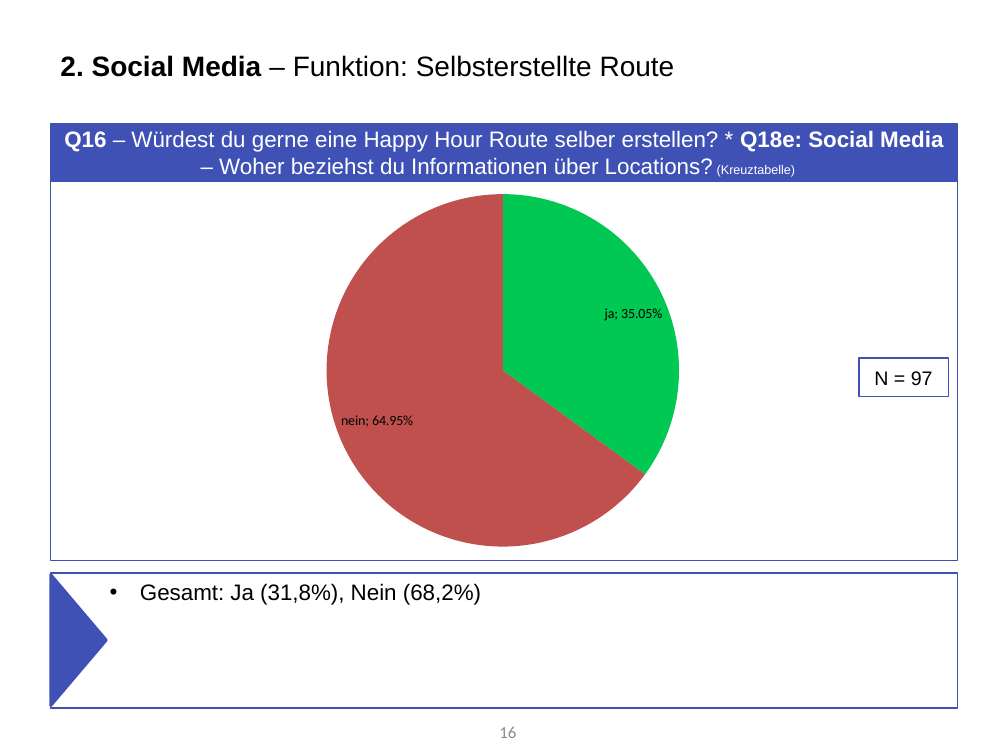
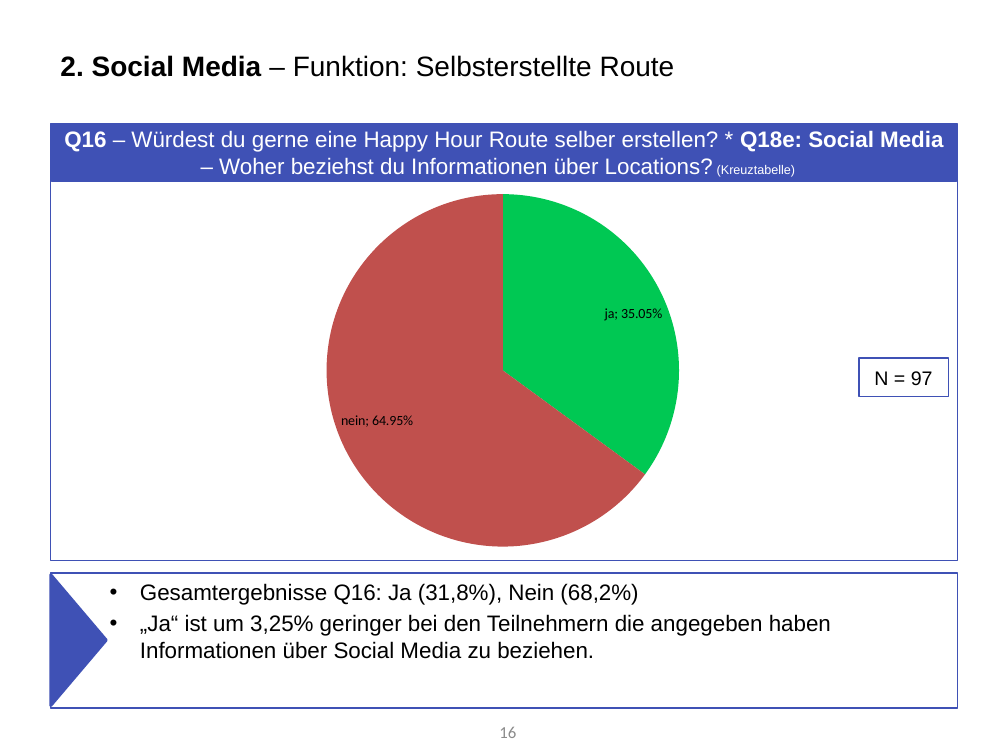
Before and after one commit to Roba1993/Happy-Hour, a slide deck: slide 16 of documents/marketing/Marketing Analyse von Umfrage 1 Fokus Social Media (5.7).pptx. Drawn at 1008x756 pixels with LibreOffice and Linux fonts; fonts in the diff are those of the drawing. Boxes give left, top, right and bottom in pixels: in the first picture for what was removed or moved away, otherwise in the second. Text is boxed around its words. In the diff, an @@ line names an element or a change of style, - is before the commit and + after.

Commit message:
Social Media Analyse Umfrage I

```diff
--- a/documents/marketing/Marketing Analyse von Umfrage 1 Fokus Social Media (5.7).pptx
+++ b/documents/marketing/Marketing Analyse von Umfrage 1 Fokus Social Media (5.7).pptx
@@ text at (140, 583, 831, 659): text changed @@
-• Gesamt: Ja (31,8%), Nein (68,2%)
+• Gesamtergebnisse Q16: Ja (31,8%), Nein (68,2%)
+• „Ja“ ist um 3,25% geringer bei den Teilnehmern die angegeben haben Informationen über Social Media zu beziehen.
```
Also in this commit, not shown: 7 other slides changed, 1 slide removed.
